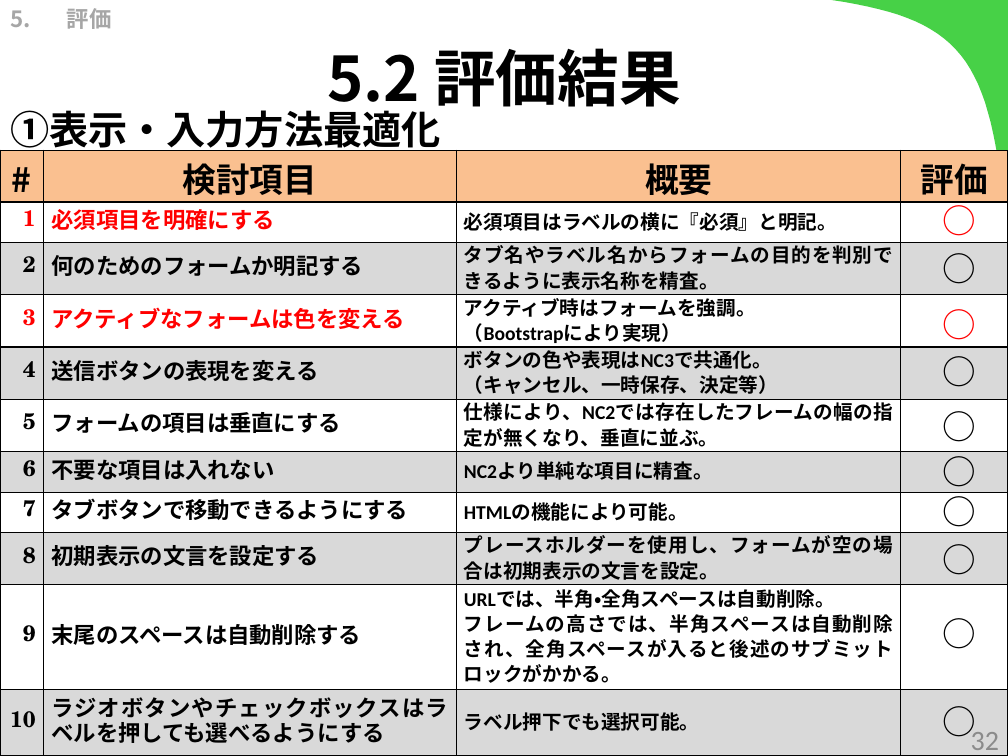
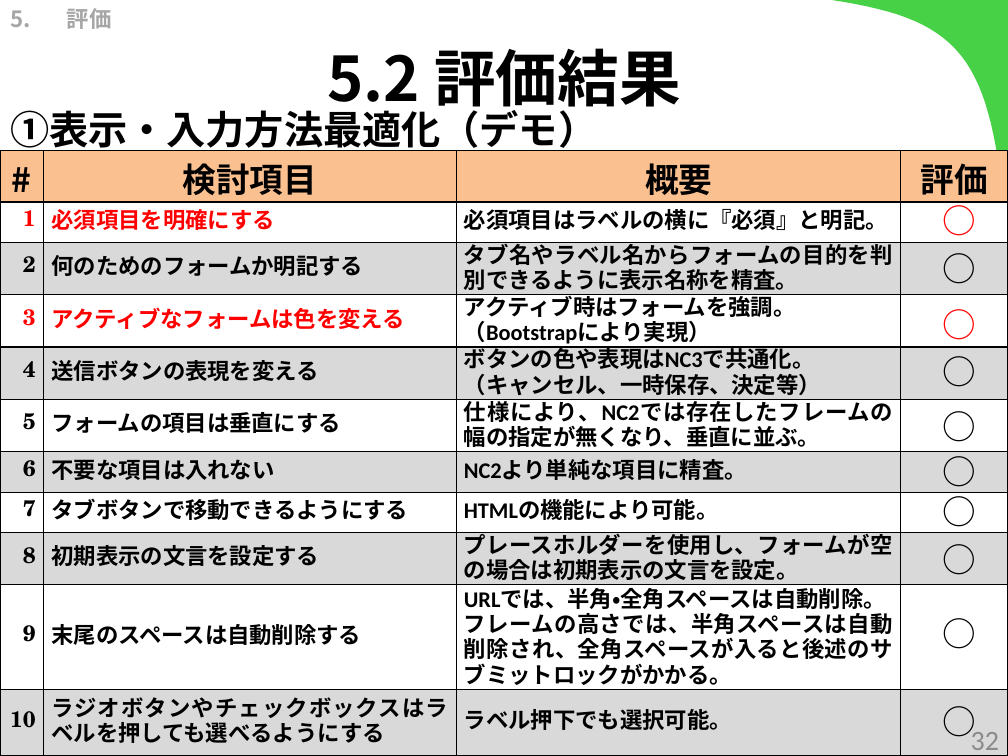
Before and after one commit to kotaro0717/Report-Management, a slide deck: slide 32 of 1.中間報告/3.発表資料/report_hokada.pptx. Drawn at 1008x756 pixels with LibreOffice and Linux fonts; fonts in the diff are those of the drawing. Boxes give left, top, right and bottom in pixels: in the first picture for what was removed or moved away, otherwise in the second. Text is boxed around its words. In the diff, an @@ line names an element or a change of style, - is before the commit and + after.

```diff
--- a/1.中間報告/3.発表資料/report_hokada.pptx
+++ b/1.中間報告/3.発表資料/report_hokada.pptx
@@ text at [10, 104, 597, 155]: text changed @@
-①表示・入力方法最適化
+①表示・入力方法最適化（デモ）
@@ table at [0, 150, 1007, 756] @@
@@ size 14 to 16 pt in "必須項目はラベルの横に『必須』と明記。", "タブ名やラベル名からフォームの目的を判別できるように表示名称を精査。", "アクティブ時はフォームを強調。", "（Bootstrapにより実現）" and 9 more places @@
```
Also in this commit, not shown: 23 other slides changed, 3 slides added.
